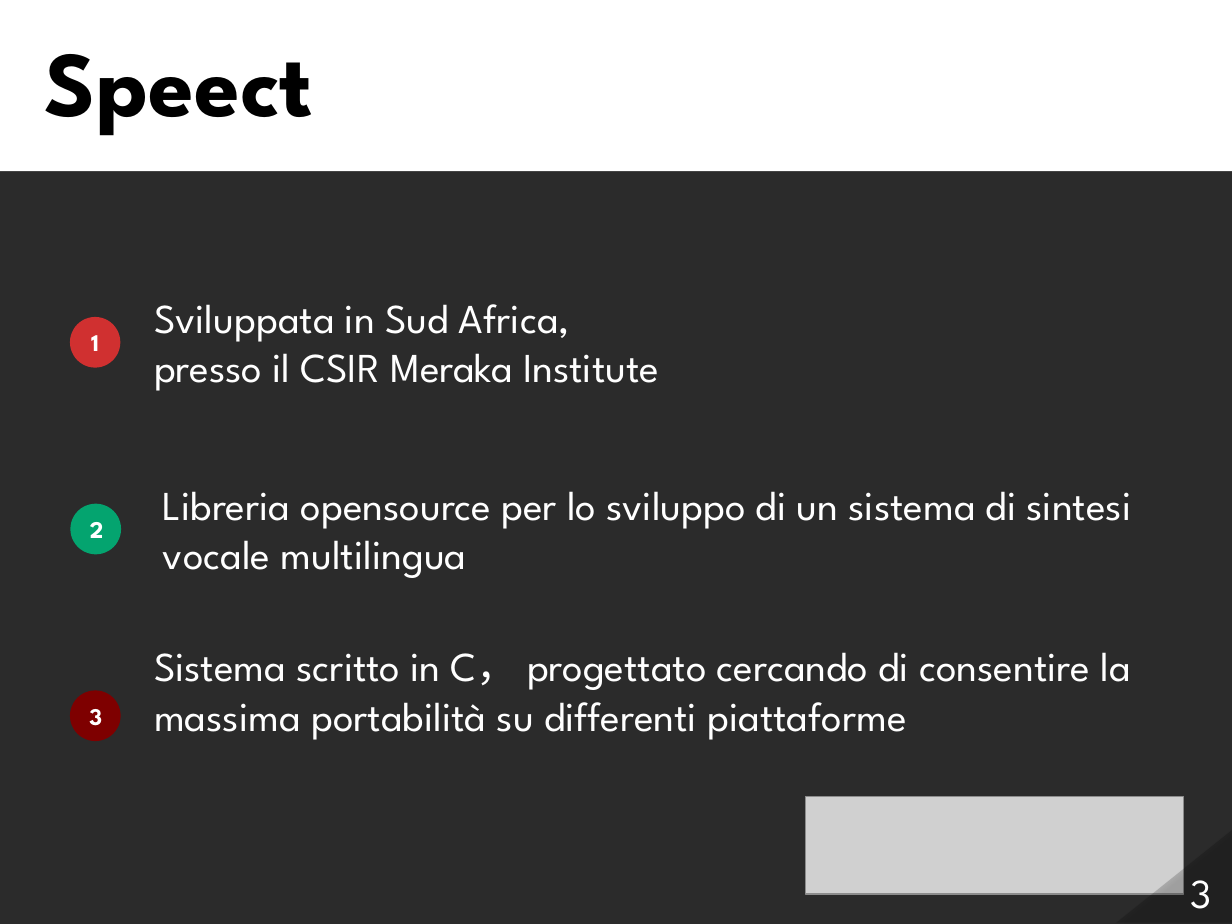
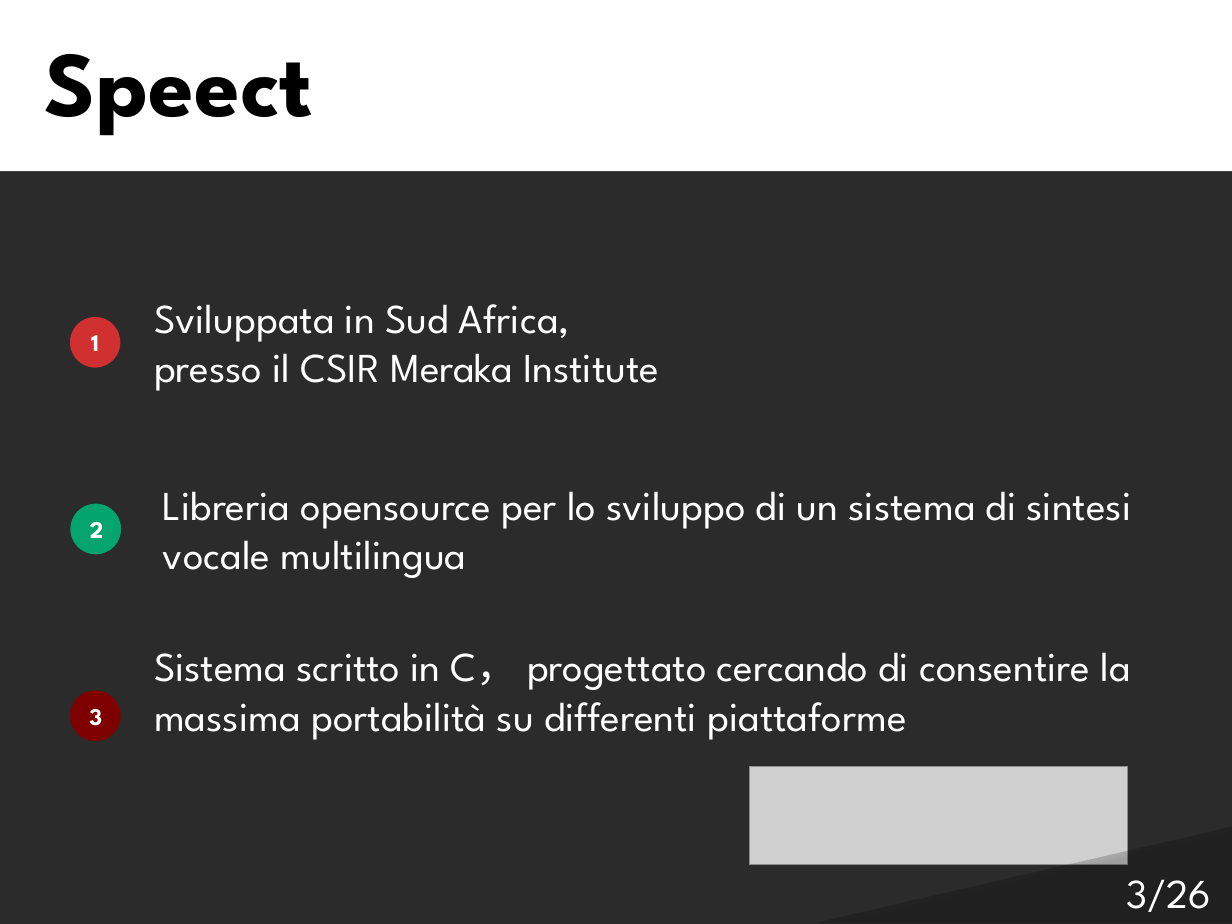
Before and after one commit to Italiaracerx/progettoSWE, a slide deck: slide 3 of Presentazione/Presentazione 26-01-2018.pptx. Drawn at 1232x924 pixels with LibreOffice and Linux fonts; fonts in the diff are those of the drawing; grey boxes stand for pictures; background and template pictures are left out; a plain dark background stands for a picture behind light text. Boxes give left, top, right and bottom in pixels: in the first picture for what was removed or moved away, otherwise in the second. Text is boxed around its words. In the diff, an @@ line names an element or a change of style, - is before the commit and + after.

```diff
--- a/Presentazione/Presentazione 26-01-2018.pptx
+++ b/Presentazione/Presentazione 26-01-2018.pptx
@@ picture: place and size @@
-picture at box(806, 797, 1184, 894)
+picture at box(749, 766, 1127, 864)
@@ triangle: place and size @@
-triangle at box(1116, 828, 1232, 923)
+triangle at box(816, 827, 1232, 923)
@@ page number at box(1126, 879, 1211, 912): text changed @@
-3
+3/26
```
Also in this commit, not shown: 25 other slides changed.
